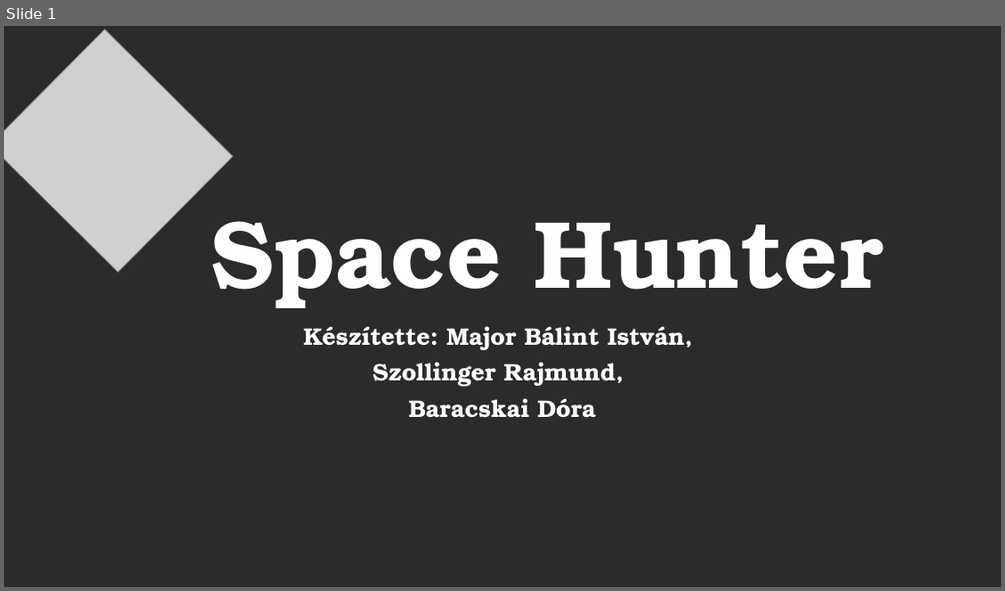
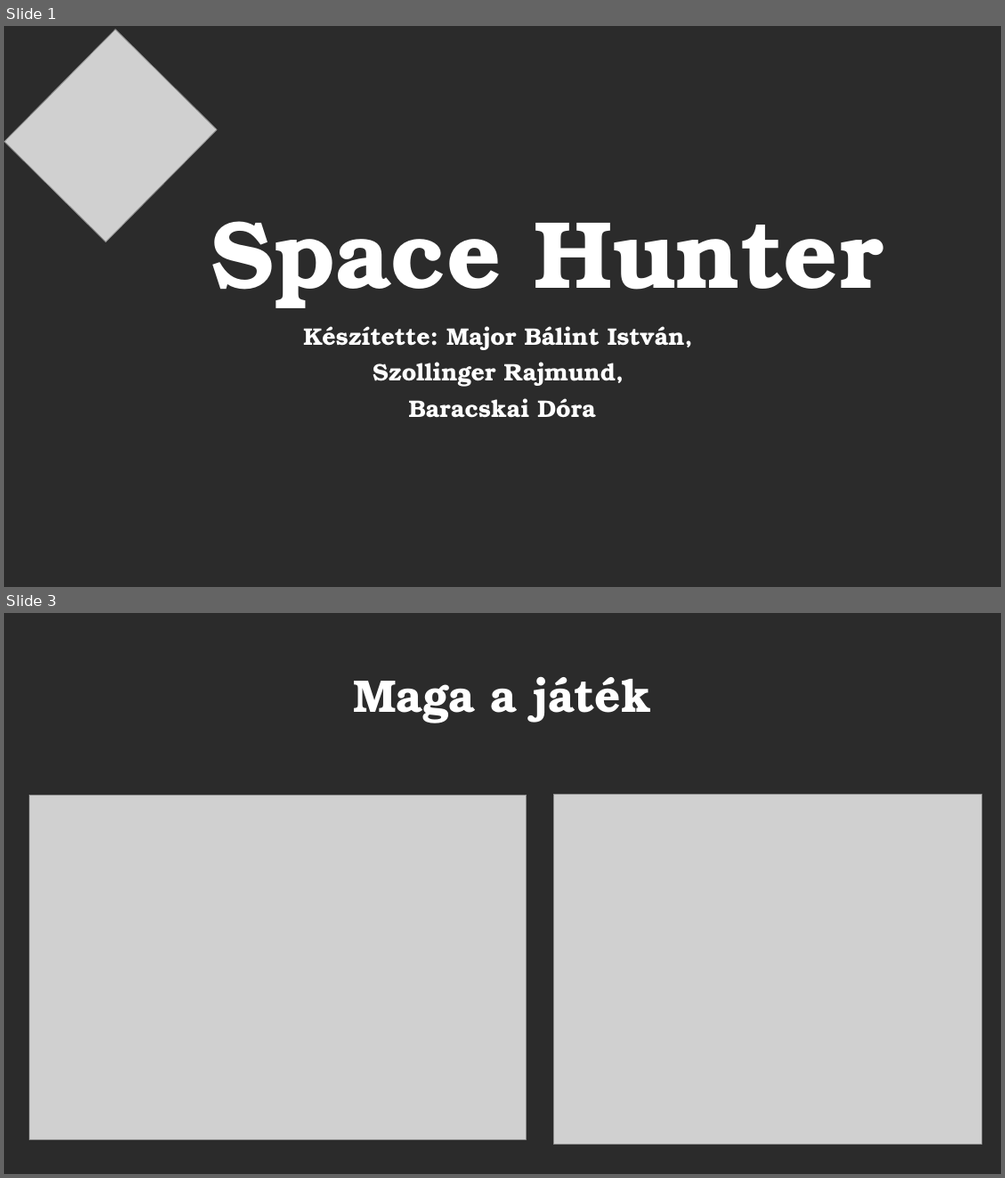
Before and after one commit to szollingerrajmund/SpaceHunter, a slide deck: PPT/Space Hunter.pptx. Shown one above the other, each under a label of ours: slide 1 before the commit, slides 1 and 3 after it; the slides between them are not shown. The pictures are 1005x591 and 1005x1178 pixels, drawn with LibreOffice and Linux fonts; fonts in the diff are those of the drawing; grey boxes stand for pictures; background and template pictures are left out; a plain dark background stands for a picture behind light text. Boxes give left, top, right and bottom in pixels: in the first picture for what was removed or moved away, otherwise in the second. Text is boxed around its words. In the diff, an @@ line names an element or a change of style, - is before the commit and + after.

```diff
--- a/PPT/Space Hunter.pptx
+++ b/PPT/Space Hunter.pptx
@@ slide 3 added at [4,613,1001,1174], background picture (left out) @@
@@ title added at [353,676,652,723], 44 pt, text #FFFFFF, bold @@
+Maga a játék
@@ picture added at [30,795,526,1140] @@
@@ picture added at [554,795,982,1144] @@
@@ slide 1 changed as well @@
@@ picture at [4,30,217,242]: rotation 44 to 134 degrees @@
```
Also in this commit, not shown: 3 other slides changed, 7 other slides added, 5 slides removed, 18 other files.
